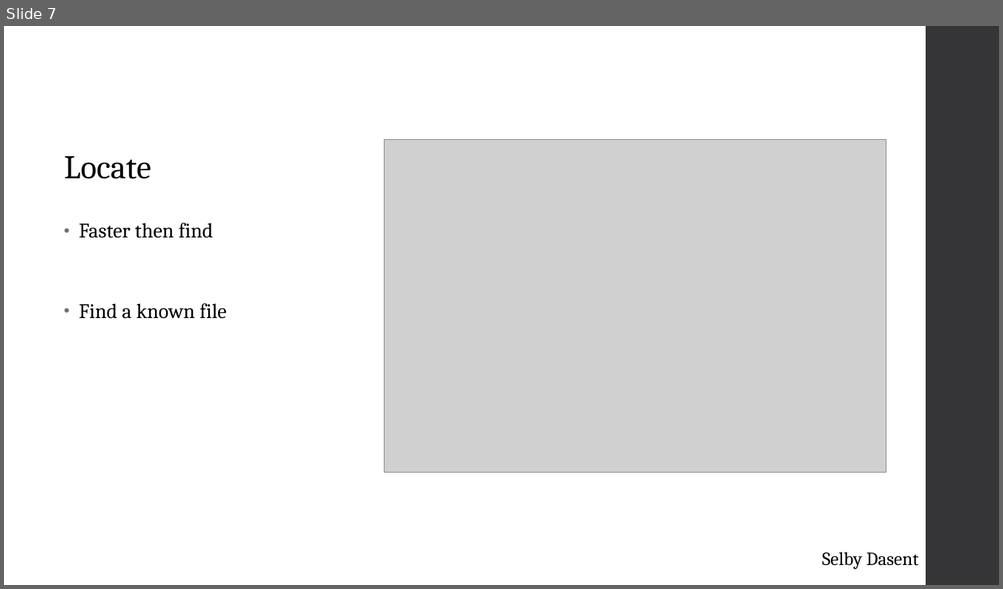
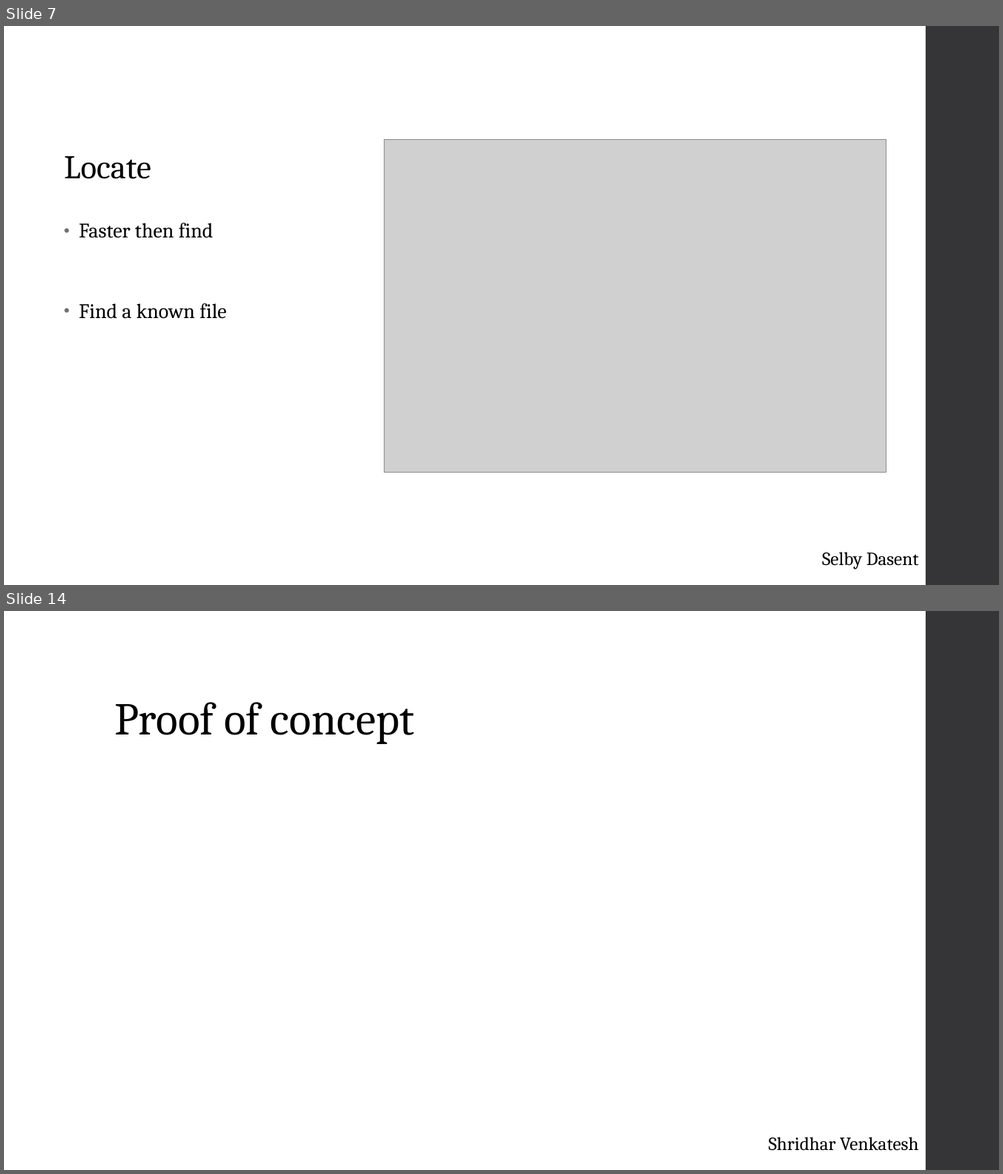
Before and after one commit to venksrid001/cowrie, a slide deck: Presentation.ppt. Shown one above the other, each under a label of ours: slide 7 before the commit, slides 7 and 14 after it; the slides between them are not shown. The pictures are 1003x589 and 1003x1174 pixels, drawn with LibreOffice and Linux fonts; fonts in the diff are those of the drawing; grey boxes stand for pictures. Boxes give left, top, right and bottom in pixels: in the first picture for what was removed or moved away, otherwise in the second. Text is boxed around its words. In the diff, an @@ line names an element or a change of style, - is before the commit and + after.

```diff
--- a/Presentation.ppt
+++ b/Presentation.ppt
@@ slide 14 added at [4, 611, 999, 1170], background #FFFFFF; not listed: 1 template element that a slide beside it also shows @@
@@ title added at [114, 702, 415, 744], 44 pt, text #000000 @@
+Proof of concept
@@ text added at [768, 1137, 918, 1151], 18 pt, text #000000 @@
+Shridhar Venkatesh
```
Also in this commit, not shown: 3 slides changed, 5 other slides added, 3 slides removed.
